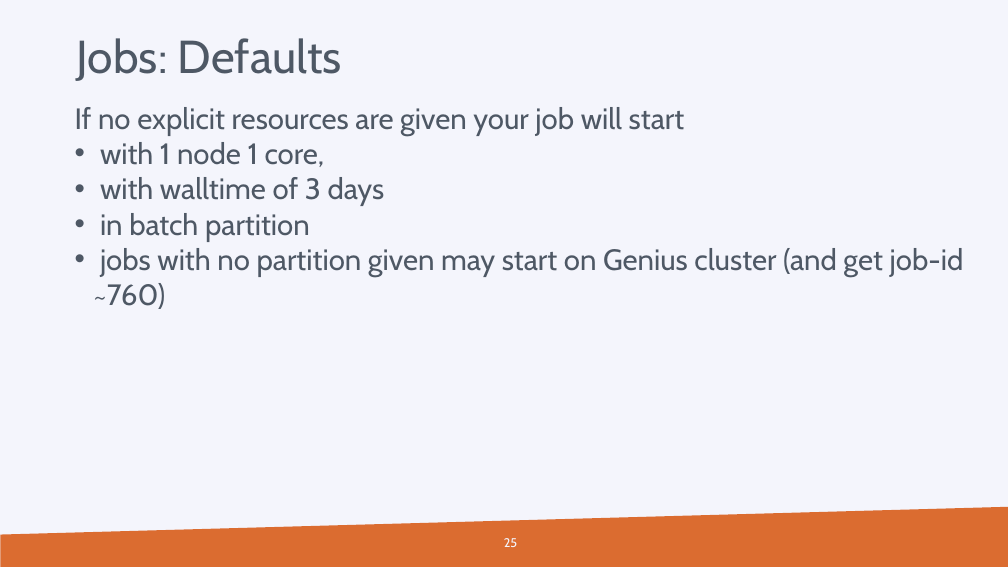
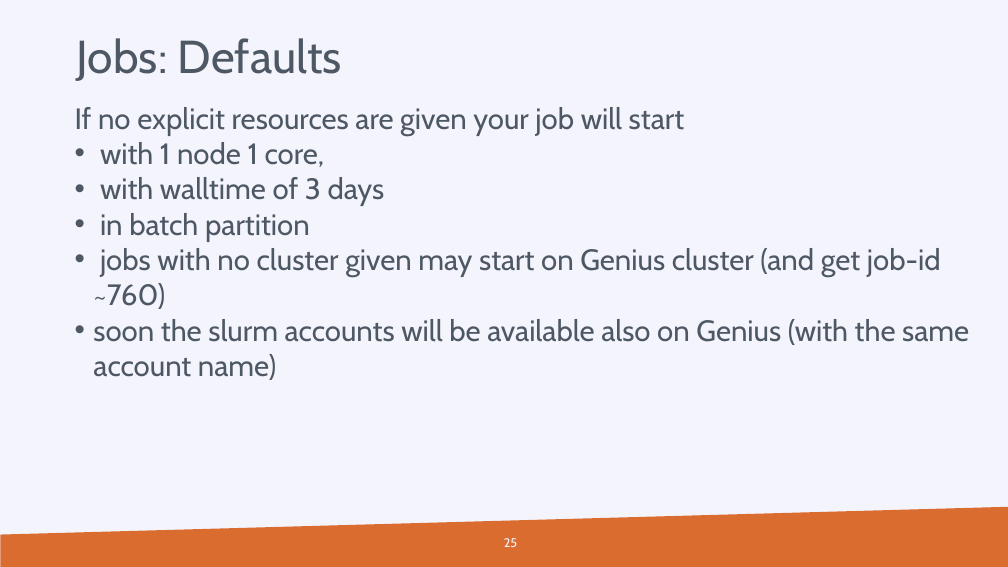
Before and after one commit to hpcleuven/wice-inauguration, a slide deck: slide 25 of Slurm session.pptx. Drawn at 1008x567 pixels with LibreOffice and Linux fonts; fonts in the diff are those of the drawing; background and template pictures are left out. Boxes give left, top, right and bottom in pixels: in the first picture for what was removed or moved away, otherwise in the second. Text is boxed around its words. In the diff, an @@ line names an element or a change of style, - is before the commit and + after.

```diff
--- a/Slurm session.pptx
+++ b/Slurm session.pptx
@@ text at <box>93,248,969,380</box>: text changed @@
-• jobs with no partition given may start on Genius cluster (and get job-id ~760)
+• jobs with no cluster given may start on Genius cluster (and get job-id ~760)
+• soon the slurm accounts will be available also on Genius (with the same account name)
```
Also in this commit, not shown: 15 other slides changed.
